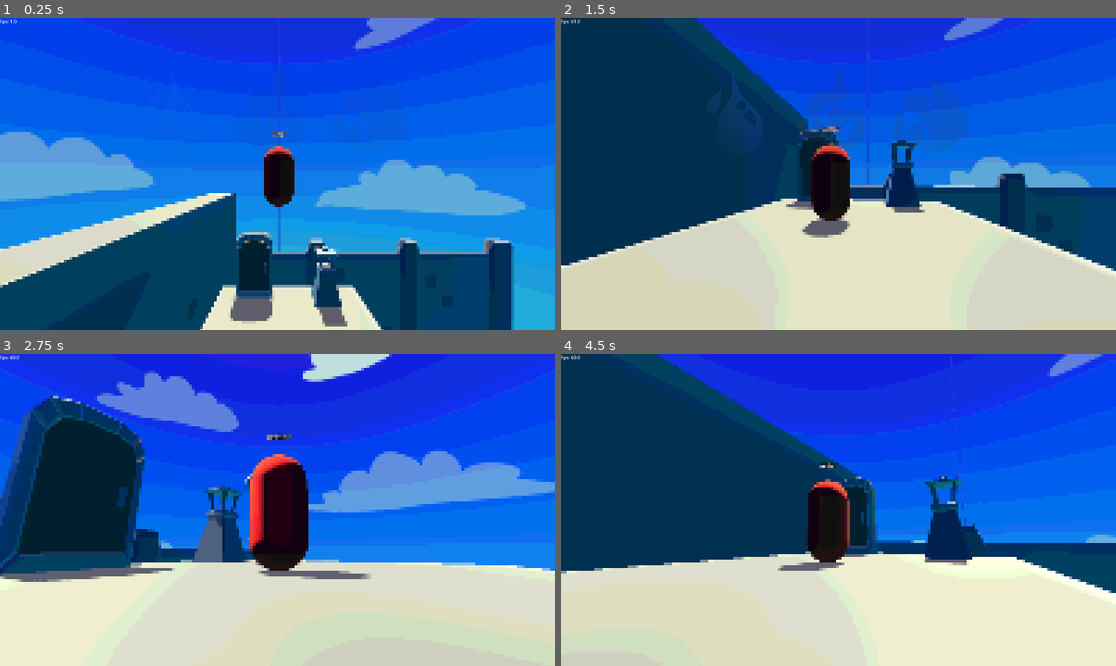
Above: before the commit, frames 1-4 (two rows, left to right).
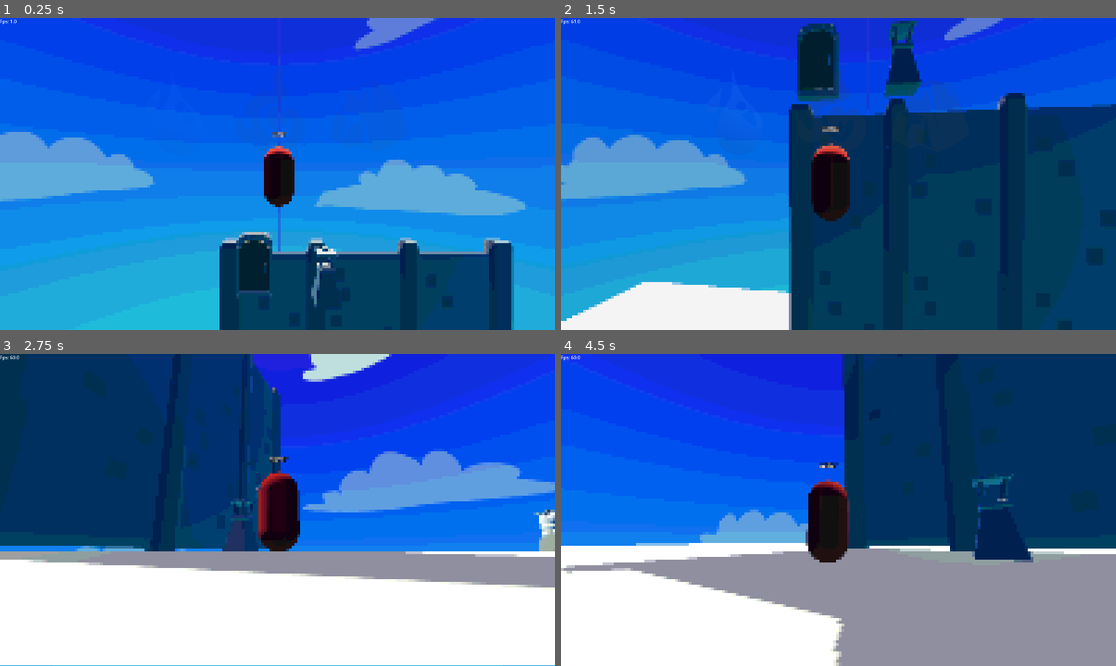
Above: after the commit, the same moments.

Repository: JZxAkuma/FIT2145-Game-Prototype-1
Game: Godot game, scene res://do_not_touch_this.tscn
Two runs of this game, one before a commit and one after it. Both use one fixed random seed, a clock stepped at 60 frames per second and the inputs below. This scene is started directly instead of the project's main scene.
Inputs (mouse positions are in pixels of both pictures, inside the frame that each line leads up to):
- Up to frame 1 (0.25 s): no input
- Up to frame 2 (1.5 s): tap Enter (ui_accept) at 0.5 s; move the mouse to (866, 174) at 0.52 s; hold Right mouse button (aim) 0.53-1.28 s; hold Up (ui_up) from 0.53 s (still down); tap Space (jump) at 0.77 s; move the mouse to (810, 174) at 1.27 s; tap Shift (change element) at 1.35 s
- Up to frame 3 (2.75 s): keep holding Up (ui_up); tap Space (jump) at 1.52 s; move the mouse to (288, 503) at 2.02 s; tap Mouse wheel down (scroll_down) at 2.1 s
- Up to frame 4 (4.5 s): keep holding Up (ui_up); move the mouse to (832, 516) at 2.77 s; tap Mouse wheel up (scroll_up) at 2.85 s; tap Space (jump) at 3.02, 3.77 s; move the mouse to (877, 513) at 3.52 s; press the mouse at (877, 513) at 3.53 s; move the mouse to (794, 506) at 4.27 s; release the mouse at (794, 506) at 4.28 s; right-click (794, 506) at 4.35 s

The runs differ from the first frame. In frame 1, 18% of the frame differs, in the area x 0-70%, y 56-100%; in frame 2, 75%; in frame 3, 65%; in frame 4, 90%, in the area x 0-100%, y 0-100%.

Commit message:
Level 0-1 v1.0 (Earth Tutorial)

Diff:
--- /dev/null
+++ b/Level/earth_tutorial.tscn
@@ -0,0 +1,12 @@
+[gd_scene load_steps=3 format=3 uid="uid://fiqtqeg3x8sk"]
+
+[ext_resource type="PackedScene" uid="uid://6kam6bi8678n" path="res://level component/Grass Blocks/grass_block_bevel_bottom.tscn" id="1_os4bw"]
+[ext_resource type="PackedScene" uid="uid://bye70pqxpcpcf" path="res://level component/player.tscn" id="2_5ii16"]
+
+[node name="Earth_Tutorial" type="Node3D"]
+
+[node name="player" parent="." instance=ExtResource("2_5ii16")]
+transform = Transform3D(1, 0, 0, 0, 1, 0, 0, 0, 1, 2.54078, 2.59459, 14.8027)
+
+[node name="Grass block Bevel Bottom" parent="." instance=ExtResource("1_os4bw")]
+transform = Transform3D(9.91434, 0, 0, 0, 1, 0, 0, 0, 10.8138, 0, 0, 0)
--- a/level component/Grass Blocks/grass_block_bevel_bottom.tscn
+++ b/level component/Grass Blocks/grass_block_bevel_bottom.tscn
@@ -51,11 +51,11 @@
 [node name="Grass block Bevel Bottom" type="StaticBody3D" groups=["floor"]]
 
 [node name="BevelBottom" type="MeshInstance3D" parent="." groups=["floor"]]
-transform = Transform3D(155.218, 0, 0, 0, 155.218, 0, 0, 0, 155.218, 0, 0, 0)
+transform = Transform3D(155.218, 0, 0, 0, 155.218, 0, 0, 0, 155.218, 0, 0, 1.55581)
 material_override = ExtResource("1_1483d")
 mesh = SubResource("ArrayMesh_wrxxa")
 skeleton = NodePath("")
 
 [node name="CollisionShape3D" type="CollisionShape3D" parent="."]
-transform = Transform3D(0.187185, 0, 0, 0, 0.378483, 0, 0, 0, 0.378483, 0.777052, 0.777791, -0.77674)
+transform = Transform3D(0.187185, 0, 0, 0, 0.378483, 0, 0, 0, 0.378483, 0.777052, 0.777791, 0.779066)
 shape = SubResource("BoxShape3D_wrxxa")
--- a/level component/Grass Blocks/grass_block_bevel_rim.tscn
+++ b/level component/Grass Blocks/grass_block_bevel_rim.tscn
@@ -51,11 +51,11 @@
 [node name="grass_block_bevel_rim" type="StaticBody3D" groups=["floor"]]
 
 [node name="BevelRim" type="MeshInstance3D" parent="."]
-transform = Transform3D(155.218, 0, 0, 0, 155.218, 0, 0, 0, 155.218, 0, 0, 0)
+transform = Transform3D(155.218, 0, 0, 0, 155.218, 0, 0, 0, 155.218, 0, 0, 1.55581)
 material_override = ExtResource("1_vf686")
 mesh = SubResource("ArrayMesh_gus2s")
 skeleton = NodePath("")
 
 [node name="CollisionShape3D" type="CollisionShape3D" parent="." groups=["floor"]]
-transform = Transform3D(0.187185, 0, 0, 0, 0.378483, 0, 0, 0, 0.378483, 0.777052, 0.777791, -0.77674)
+transform = Transform3D(0.187185, 0, 0, 0, 0.378483, 0, 0, 0, 0.378483, 0.777052, 0.777791, 0.779066)
 shape = SubResource("BoxShape3D_vf686")
--- a/level component/Grass Blocks/grass_block_bevel_sides.tscn
+++ b/level component/Grass Blocks/grass_block_bevel_sides.tscn
@@ -51,11 +51,11 @@
 [node name="grass_block_bevel_sides" type="StaticBody3D"]
 
 [node name="BevelSides" type="MeshInstance3D" parent="."]
-transform = Transform3D(155.218, 0, 0, 0, 155.218, 0, 0, 0, 155.218, 0, 0, 0)
+transform = Transform3D(155.218, 0, 0, 0, 155.218, 0, 0, 0, 155.218, 0, 0, 1.55581)
 material_override = ExtResource("1_vtaf5")
 mesh = SubResource("ArrayMesh_r2y7t")
 skeleton = NodePath("")
 
 [node name="CollisionShape3D" type="CollisionShape3D" parent="." groups=["floor"]]
-transform = Transform3D(0.187185, 0, 0, 0, 0.378483, 0, 0, 0, 0.378483, 0.777052, 0.777791, -0.77674)
+transform = Transform3D(0.187185, 0, 0, 0, 0.378483, 0, 0, 0, 0.378483, 0.777052, 0.777791, 0.779066)
 shape = SubResource("BoxShape3D_vtaf5")
--- a/level component/Grass Blocks/grass_block_bevel_top.tscn
+++ b/level component/Grass Blocks/grass_block_bevel_top.tscn
@@ -51,11 +51,11 @@
 [node name="grass_block_bevel_top" type="StaticBody3D"]
 
 [node name="BevelTop" type="MeshInstance3D" parent="."]
-transform = Transform3D(155.218, 0, 0, 0, 155.218, 0, 0, 0, 155.218, 0, 0, 0)
+transform = Transform3D(155.218, 0, 0, 0, 155.218, 0, 0, 0, 155.218, 0, 0, 1.55581)
 material_override = ExtResource("1_00rig")
 mesh = SubResource("ArrayMesh_b4nas")
 skeleton = NodePath("")
 
 [node name="CollisionShape3D" type="CollisionShape3D" parent="." groups=["floor"]]
-transform = Transform3D(0.187185, 0, 0, 0, 0.378483, 0, 0, 0, 0.378483, 0.777052, 0.777791, -0.77674)
+transform = Transform3D(0.187185, 0, 0, 0, 0.378483, 0, 0, 0, 0.378483, 0.777052, 0.777791, 0.779066)
 shape = SubResource("BoxShape3D_00rig")
--- a/level component/Grass Blocks/grass_block_no_bevel.tscn
+++ b/level component/Grass Blocks/grass_block_no_bevel.tscn
@@ -49,11 +49,11 @@
 [node name="grass_block_no_bevel" type="StaticBody3D" groups=["floor"]]
 
 [node name="NoBevel" type="MeshInstance3D" parent="."]
-transform = Transform3D(155.218, 0, 0, 0, 155.218, 0, 0, 0, 155.218, 0, 0, 0)
+transform = Transform3D(155.218, 0, 0, 0, 155.218, 0, 0, 0, 155.218, 0, 0, 1.55581)
 material_override = ExtResource("1_i417v")
 mesh = SubResource("ArrayMesh_36bi0")
 skeleton = NodePath("")
 
 [node name="CollisionShape3D" type="CollisionShape3D" parent="." groups=["floor"]]
-transform = Transform3D(0.187185, 0, 0, 0, 0.378483, 0, 0, 0, 0.378483, 0.777052, 0.777791, -0.77674)
+transform = Transform3D(0.187185, 0, 0, 0, 0.378483, 0, 0, 0, 0.378483, 0.777052, 0.777791, 0.779066)
 shape = SubResource("BoxShape3D_i417v")
--- a/level component/Rock Blocks/rock_block_bevel_bottom.tscn
+++ b/level component/Rock Blocks/rock_block_bevel_bottom.tscn
@@ -51,11 +51,11 @@
 [node name="rock block bevel bottom" type="StaticBody3D"]
 
 [node name="BevelBottom" type="MeshInstance3D" parent="."]
-transform = Transform3D(155.218, 0, 0, 0, 155.218, 0, 0, 0, 155.218, 0, 0, 0)
+transform = Transform3D(155.218, 0, 0, 0, 155.218, 0, 0, 0, 155.218, 0, 0, 1.56209)
 material_override = ExtResource("1_7608l")
 mesh = SubResource("ArrayMesh_imr1r")
 skeleton = NodePath("")
 
 [node name="CollisionShape3D" type="CollisionShape3D" parent="."]
-transform = Transform3D(0.187185, 0, 0, 0, 0.378483, 0, 0, 0, 0.378483, 0.777052, 0.777791, -0.77674)
+transform = Transform3D(0.187185, 0, 0, 0, 0.378483, 0, 0, 0, 0.378483, 0.777052, 0.777791, 0.785353)
 shape = SubResource("BoxShape3D_488j3")
--- a/level component/Rock Blocks/rock_block_bevel_rim.tscn
+++ b/level component/Rock Blocks/rock_block_bevel_rim.tscn
@@ -51,11 +51,11 @@
 [node name="rock_block_bevel_rim" type="StaticBody3D"]
 
 [node name="BevelRim" type="MeshInstance3D" parent="."]
-transform = Transform3D(155.218, 0, 0, 0, 155.218, 0, 0, 0, 155.218, 0, 0, 0)
+transform = Transform3D(155.218, 0, 0, 0, 155.218, 0, 0, 0, 155.218, 0, 0, 1.55581)
 material_override = ExtResource("1_iliqw")
 mesh = SubResource("ArrayMesh_jt0ej")
 skeleton = NodePath("")
 
 [node name="CollisionShape3D" type="CollisionShape3D" parent="."]
-transform = Transform3D(0.187185, 0, 0, 0, 0.378483, 0, 0, 0, 0.378483, 0.777052, 0.777791, -0.77674)
+transform = Transform3D(0.187185, 0, 0, 0, 0.378483, 0, 0, 0, 0.378483, 0.777052, 0.777791, 0.779066)
 shape = SubResource("BoxShape3D_0yu4d")
--- a/level component/Rock Blocks/rock_block_bevel_sides.tscn
+++ b/level component/Rock Blocks/rock_block_bevel_sides.tscn
@@ -51,11 +51,11 @@
 [node name="rock_block_bevel_sides" type="StaticBody3D"]
 
 [node name="BevelSides" type="MeshInstance3D" parent="."]
-transform = Transform3D(155.218, 0, 0, 0, 155.218, 0, 0, 0, 155.218, 0, 0, 0)
+transform = Transform3D(155.218, 0, 0, 0, 155.218, 0, 0, 0, 155.218, 0, 0, 1.55581)
 material_override = ExtResource("1_tnn5n")
 mesh = SubResource("ArrayMesh_tcvgq")
 skeleton = NodePath("")
 
 [node name="CollisionShape3D" type="CollisionShape3D" parent="."]
-transform = Transform3D(0.187185, 0, 0, 0, 0.378483, 0, 0, 0, 0.378483, 0.777052, 0.777791, -0.77674)
+transform = Transform3D(0.187185, 0, 0, 0, 0.378483, 0, 0, 0, 0.378483, 0.777052, 0.777791, 0.779066)
 shape = SubResource("BoxShape3D_tnn5n")
--- a/level component/Rock Blocks/rock_block_bevel_top.tscn
+++ b/level component/Rock Blocks/rock_block_bevel_top.tscn
@@ -51,11 +51,11 @@
 [node name="rock_block_bevel_top" type="StaticBody3D"]
 
 [node name="BevelTop" type="MeshInstance3D" parent="."]
-transform = Transform3D(155.218, 0, 0, 0, 155.218, 0, 0, 0, 155.218, 0, 0, 0)
+transform = Transform3D(155.218, 0, 0, 0, 155.218, 0, 0, 0, 155.218, 0, 0, 1.55581)
 material_override = ExtResource("1_7fryt")
 mesh = SubResource("ArrayMesh_1ceel")
 skeleton = NodePath("")
 
 [node name="CollisionShape3D" type="CollisionShape3D" parent="."]
-transform = Transform3D(0.187185, 0, 0, 0, 0.378483, 0, 0, 0, 0.378483, 0.777052, 0.777791, -0.77674)
+transform = Transform3D(0.187185, 0, 0, 0, 0.378483, 0, 0, 0, 0.378483, 0.777052, 0.777791, 0.779066)
 shape = SubResource("BoxShape3D_7fryt")
--- a/level component/Rock Blocks/rock_block_no_bevel.tscn
+++ b/level component/Rock Blocks/rock_block_no_bevel.tscn
@@ -49,11 +49,11 @@
 [node name="rock_block_no_bevel" type="StaticBody3D"]
 
 [node name="NoBevel" type="MeshInstance3D" parent="."]
-transform = Transform3D(155.218, 0, 0, 0, 155.218, 0, 0, 0, 155.218, 0, 0, 0)
+transform = Transform3D(155.218, 0, 0, 0, 155.218, 0, 0, 0, 155.218, 0, 0, 1.55581)
 material_override = ExtResource("1_kbxxr")
 mesh = SubResource("ArrayMesh_qjh8e")
 skeleton = NodePath("")
 
 [node name="CollisionShape3D" type="CollisionShape3D" parent="."]
-transform = Transform3D(0.187185, 0, 0, 0, 0.378483, 0, 0, 0, 0.378483, 0.777052, 0.777791, -0.77674)
+transform = Transform3D(0.187185, 0, 0, 0, 0.378483, 0, 0, 0, 0.378483, 0.777052, 0.777791, 0.779066)
 shape = SubResource("BoxShape3D_qcvf5")
